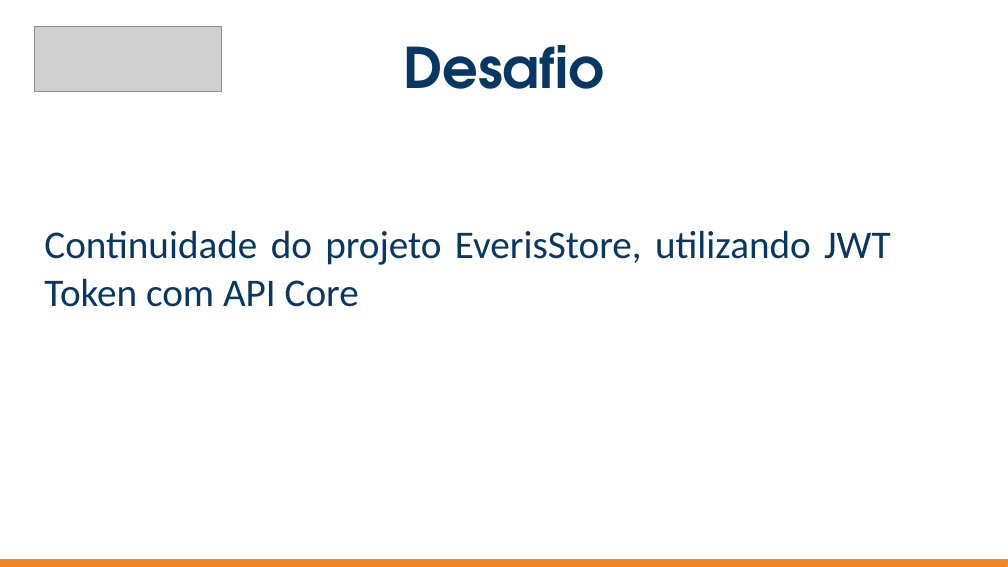
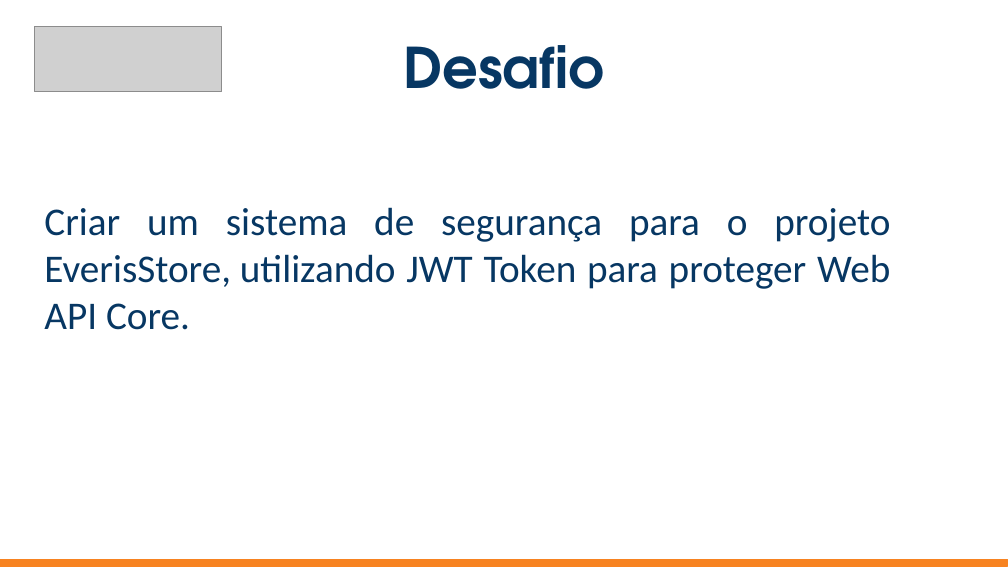
Before and after one commit to everis-New-Talents-NET/EverisStore, a slide deck: slide 4 of slide/Projeto everis - API REST .Net Core com JWT.pptx. Drawn at 1008x567 pixels with LibreOffice and Linux fonts; fonts in the diff are those of the drawing; grey boxes stand for pictures. Boxes give left, top, right and bottom in pixels: in the first picture for what was removed or moved away, otherwise in the second. Text is boxed around its words. In the diff, an @@ line names an element or a change of style, - is before the commit and + after.

```diff
--- a/slide/Projeto everis - API REST .Net Core com JWT.pptx
+++ b/slide/Projeto everis - API REST .Net Core com JWT.pptx
@@ subtitle at [44,207,890,330]: text changed @@
-  Continuidade do projeto EverisStore, utilizando JWT Token com API Core
+  Criar um sistema de segurança para o projeto EverisStore, utilizando JWT Token para proteger Web API Core.
```
Also in this commit, not shown: 9 other slides changed, 7 slides added, 5 slides removed.
